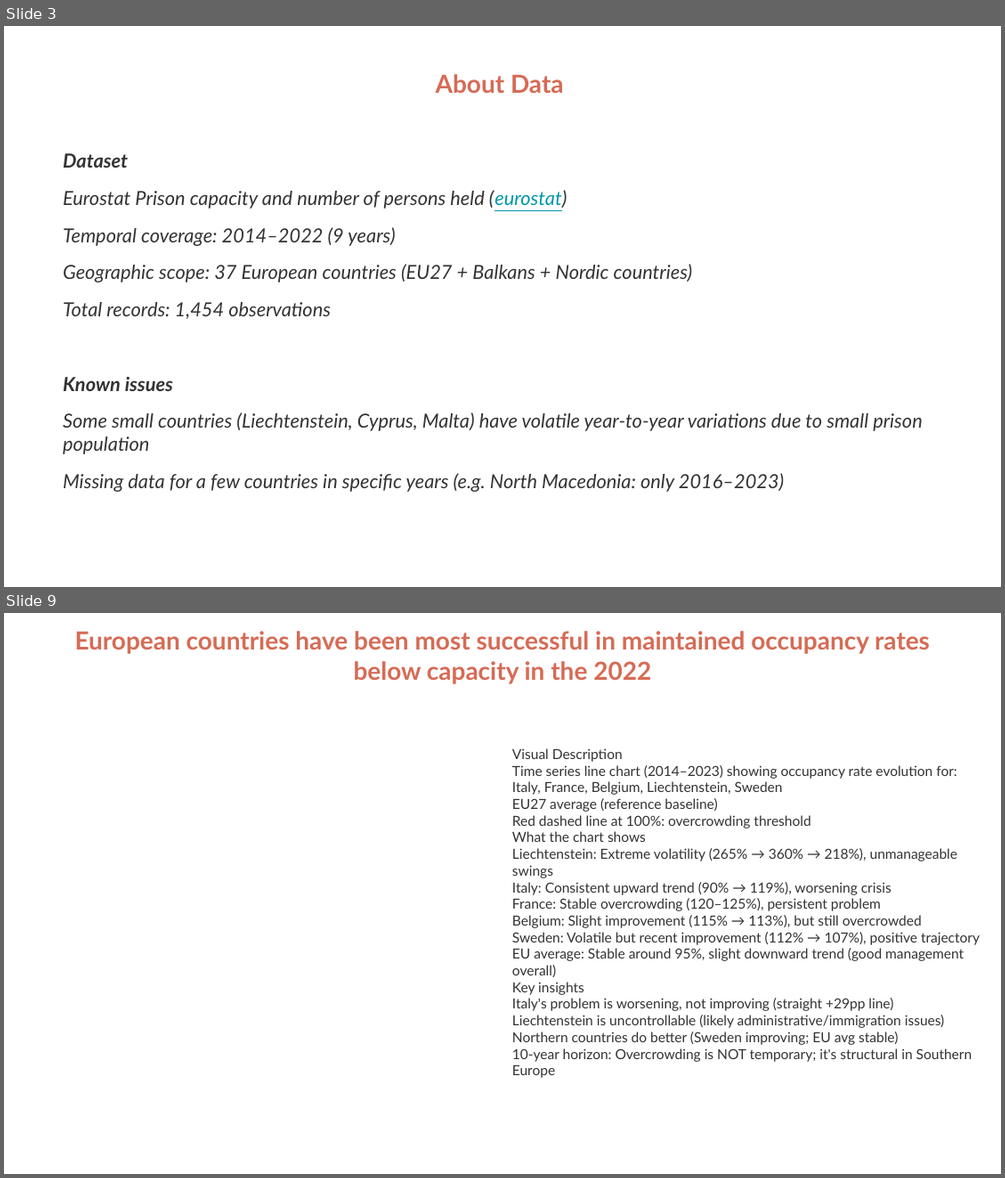
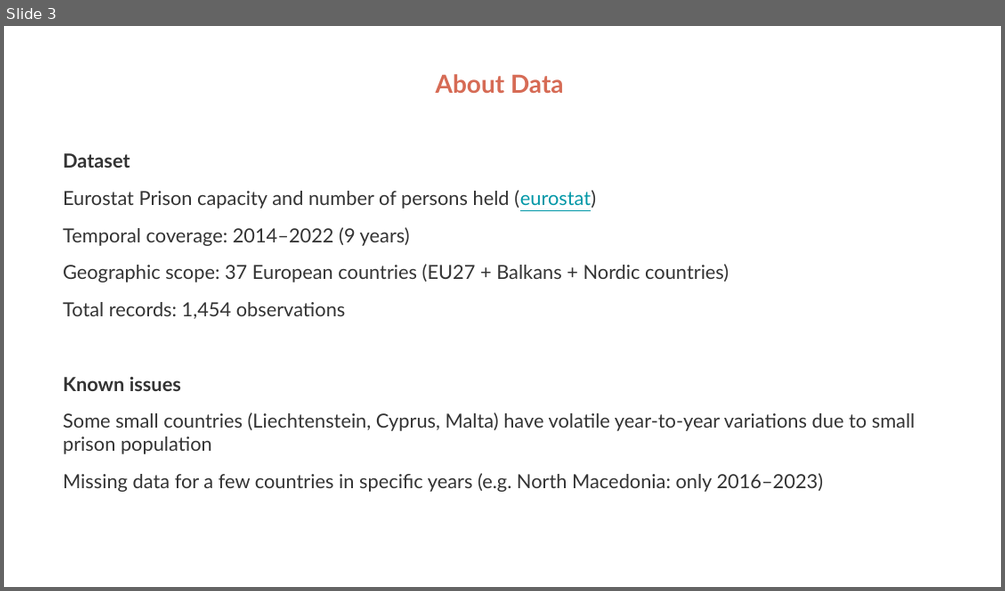
Before and after one commit to gevola-dev/FDS02Q001, a slide deck: data_viz/prison_data_project/26_01_03_prisons_statistics.pptx. Shown one above the other, each under a label of ours: slides 3 and 9 before the commit, slide 3 after it; the slides between them are not shown. The pictures are 1005x1178 and 1005x591 pixels, drawn with LibreOffice and Linux fonts; fonts in the diff are those of the drawing. Boxes give left, top, right and bottom in pixels: in the first picture for what was removed or moved away, otherwise in the second. Text is boxed around its words. In the diff, an @@ line names an element or a change of style, - is before the commit and + after.

```diff
--- a/data_viz/prison_data_project/26_01_03_prisons_statistics.pptx
+++ b/data_viz/prison_data_project/26_01_03_prisons_statistics.pptx
@@ slide 9 removed at [4,613,1001,1174], background #FFFFFF @@
@@ text removed at [75,631,930,684] @@
-European countries have been most successful in maintained occupancy rates below capacity in the 2022
@@ text removed at [512,748,979,1078] @@
-Visual Description
-Time series line chart (2014–2023) showing occupancy rate evolution for:
-Italy, France, Belgium, Liechtenstein, Sweden
-EU27 average (reference baseline)
-Red dashed line at 100%: overcrowding threshold
-What the chart shows
-Liechtenstein: Extreme volatility (265% → 360% → 218%), unmanageable swings
-Italy: Consistent upward trend (90% → 119%), worsening crisis
-France: Stable overcrowding (120–125%), persistent problem
-Belgium: Slight improvement (115% → 113%), but still overcrowded
-Sweden: Volatile but recent improvement (112% → 107%), positive trajectory
-EU average: Stable around 95%, slight downward trend (good management overall)
-Key insights
-Italy's problem is worsening, not improving (straight +29pp line)
-Liechtenstein is uncontrollable (likely administrative/immigration issues)
-Northern countries do better (Sweden improving; EU avg stable)
-10-year horizon: Overcrowding is NOT temporary; it's structural in Southern Europe
@@ slide 3 changed as well @@
@@ text at [63,153,914,491]: italic off @@
```
Also in this commit, not shown: 5 other slides changed, 6 slides added, 6 other slides removed, 4 other files.
